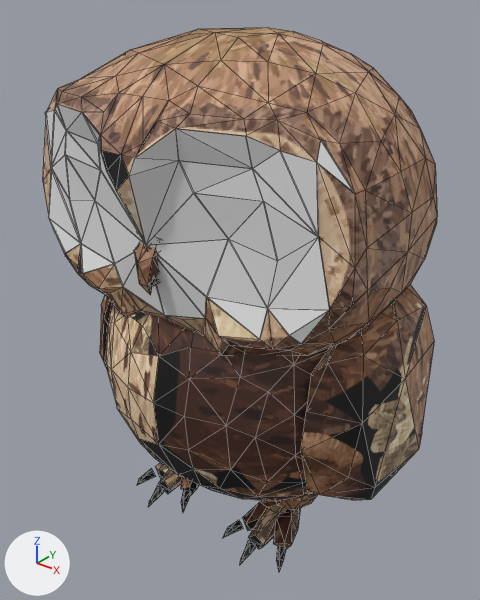
An edit to the glTF model public/models/owls/tawny.glb, drawn before and after from the same camera.
One viewpoint serves both versions: a camera (50 mm lens) standing at (28.4, -37.9, 40.8) and looking at (-1.0, -1.2, 18.0). Lighting does not change. The marker at lower left points along +X, +Y and +Z. The older version comes first. Mesh edges are drawn as thin lines. Where no turn or scale is listed for an object, it has been applied to the vertices. Vertices at exactly the same position are counted once.

Script lines for the objects in view, before the commit:
```python
ob_body_mesh = bpy.data.objects.new('body_mesh', me_body_mesh)
ob_body_mesh.location = (0.0, -0.3, 6.76)
ob_eye_r = bpy.data.objects.new('eye_r', me_eye_r)
ob_eye_r.location = (6.3, -10.62, 27.85)
ob_head_mesh = bpy.data.objects.new('head_mesh', me_head_mesh)
ob_head_mesh.location = (0.0, 0.25, 20.86)
ob_leg_l_mesh = bpy.data.objects.new('leg_l_mesh', me_leg_l_mesh)
ob_leg_l_mesh.location = (-5.0, -1.0, 6.36)
ob_leg_r_mesh = bpy.data.objects.new('leg_r_mesh', me_leg_r_mesh)
ob_leg_r_mesh.location = (5.0, -1.0, 6.36)
ob_wing_r_mesh = bpy.data.objects.new('wing_r_mesh', me_wing_r_mesh)
ob_wing_r_mesh.location = (10.74, 0.5, 20.62)
# also in view: 'eye_l' at (-6.3, -11.1, 27.2)
```
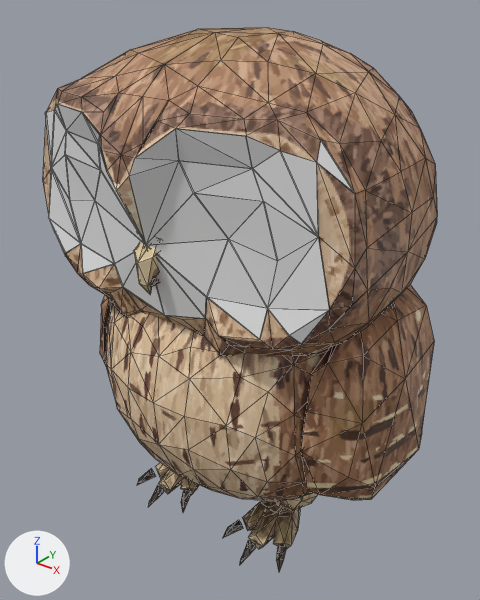
Diff of the bpy script that builds the scene:
```diff
--- a/public/models/owls/tawny.glb.py
+++ b/public/models/owls/tawny.glb.py
@@ me_body_mesh @@
 me_body_mesh.from_pydata(...)  # 247 vertices, 490 faces; spans x -11.6..11.6, y -11.6..9.2, z -4.5..18.2
 # used by ob_body_mesh; location = (0.0, -0.3, 6.76)
+# me_body_mesh part 1: texture (UV) coordinates of 414 of 490 faces, centred in x -11.3..11.6, y -11.5..9.2, z -4.4..18.0, changed; they spanned u 0.0..0.89, v 0.0..0.89 and now span u 0.0..0.79, v 0.0..0.91
 me_body_mesh.materials.append(mat_toy_tawny)
@@ me_head_mesh @@
 me_head_mesh.from_pydata(...)  # 310 vertices, 608 faces; spans x -13.8..13.8, y -13.9..9.7, z -4.0..16.9
 # used by ob_head_mesh; location = (0.0, 0.25, 20.86)
+# me_head_mesh part 2: texture (UV) coordinates of 239 of 608 faces, centred in x -13.5..11.7, y -13.6..9.4, z -3.9..12.8, changed; they spanned u 0.01..0.93, v 0.05..0.93 and now span u 0.02..0.97, v 0.01..0.96
 me_head_mesh.materials.append(mat_toy_tawny)
@@ me_wing_r_mesh @@
 me_wing_r_mesh.from_pydata(...)  # 71 vertices, 138 faces; spans x -8.4..3.1, y -8.8..10.8, z -18.2..1.9
 # used by ob_wing_r_mesh; location = (10.74, 0.5, 20.62)
+# me_wing_r_mesh part 3: texture (UV) coordinates of 131 of 138 faces, centred in x -7.9..2.7, y -7.9..10.8, z -18.0..1.6, changed; they spanned u 0.0..0.93, v 0.01..0.93 and now span u 0.0..0.96, v 0.0..0.96
 me_wing_r_mesh.materials.append(mat_toy_tawny)
@@ me_leg_l_mesh @@
 me_leg_l_mesh.from_pydata(...)  # 103 vertices, 174 faces; spans x -2.8..2.81, y -7.76..2.18, z -6.37..0.89
 # used by ob_leg_l_mesh; location = (-5.0, -1.0, 6.36)
+# me_leg_l_mesh part 4: texture (UV) coordinates of 172 of 174 faces, centred in x -2.77..2.68, y -7.43..2.02, z -6.12..0.79, changed; they spanned u 0.0..0.93, v 0.0..0.94 and now span u 0.0..0.96, v 0.0..0.97
 me_leg_l_mesh.materials.append(mat_toy_tawny)
@@ me_leg_r_mesh @@
 me_leg_r_mesh.from_pydata(...)  # 103 vertices, 174 faces; spans x -2.8..2.81, y -7.76..2.26, z -6.39..0.95
 # used by ob_leg_r_mesh; location = (5.0, -1.0, 6.36)
+# me_leg_r_mesh part 5: 161 kept faces spanning x -2.8..2.81, y -7.76..2.26, z -6.39..0.95 get new texture (UV) coordinates
 me_leg_r_mesh.materials.append(mat_toy_tawny)
```

What differs and where, as boxes [x1, y1, x2, y2] in the pictures (480 x 600 px):
part 1 of me_body_mesh, surface changed (brown to beige): [131, 312, 330, 501] in both
part 2 of me_head_mesh, surface changed: [55, 90, 369, 341] in both
part 3 of me_wing_r_mesh, surface changed: [301, 287, 433, 500] in both
part 4 of me_leg_l_mesh, surface changed: [137, 463, 197, 512] in both
part 5 of me_leg_r_mesh, surface changed: [223, 493, 317, 571] in both
